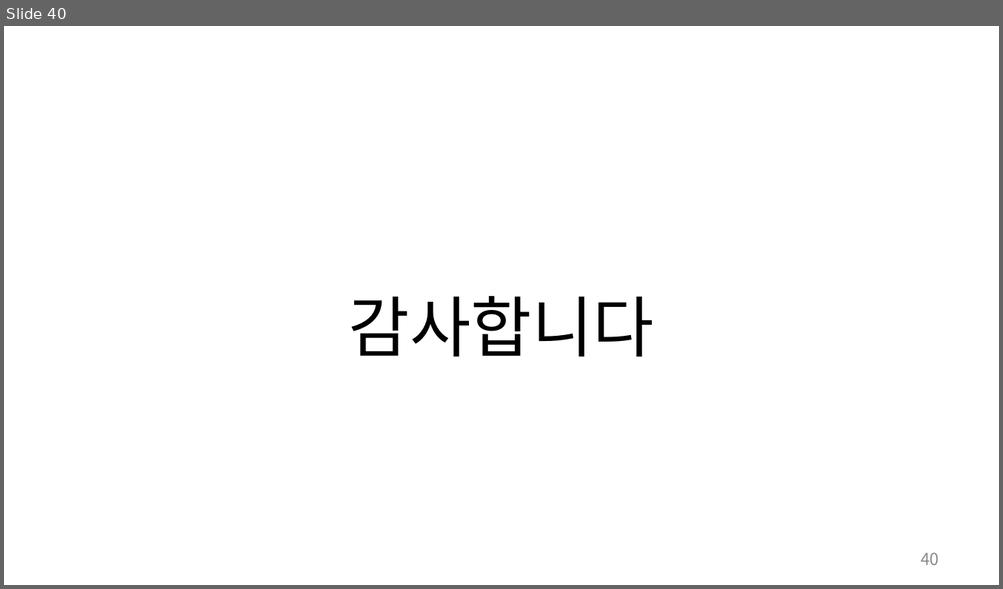
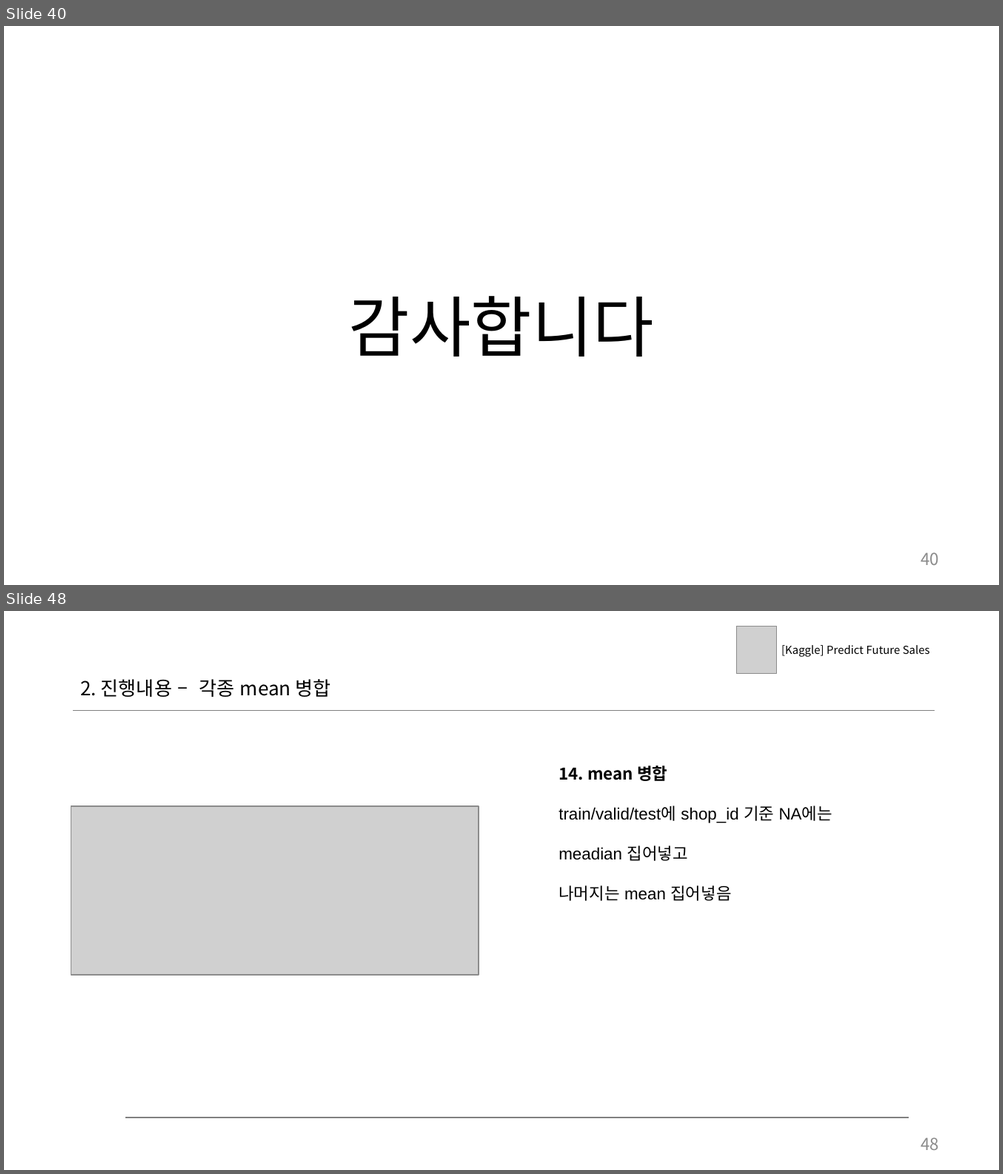
Before and after one commit to LazyerIJ/Kaggle_Study, a slide deck: Competitions/Predict_Future_Sales/doc/jm_03_EDA_ts.pptx. Shown one above the other, each under a label of ours: slide 40 before the commit, slides 40 and 48 after it; the slides between them are not shown. The pictures are 1003x589 and 1003x1174 pixels, drawn with LibreOffice and Linux fonts; fonts in the diff are those of the drawing; grey boxes stand for pictures. Boxes give left, top, right and bottom in pixels: in the first picture for what was removed or moved away, otherwise in the second. Text is boxed around its words. In the diff, an @@ line names an element or a change of style, - is before the commit and + after.

```diff
--- a/Competitions/Predict_Future_Sales/doc/jm_03_EDA_ts.pptx
+++ b/Competitions/Predict_Future_Sales/doc/jm_03_EDA_ts.pptx
@@ slide 48 added at [4,611,999,1170], background #FFFFFF @@
@@ picture added at [736,626,776,674] @@
@@ text added at [781,645,930,657], 8 pt, text #000000 @@
+[Kaggle] Predict Future Sales
@@ text added at [80,679,331,697], 14 pt, text #000000 @@
+2. 진행내용 – 각종 mean 병합
@@ line added from (73, 710) to (934, 710), #808080 1 pt @@
@@ text added at [558,766,832,901], 12 pt, text #000000 @@
+14. mean 병합
+train/valid/test에 shop_id 기준 NA에는
+meadian 집어넣고
+나머지는 mean 집어넣음
@@ picture added at [71,806,478,975] @@
@@ line added from (125, 1118) to (908, 1118), #808080 1 pt @@
@@ page number added at [920,1138,939,1150], 12 pt, text #8C8C8C @@
+48
```
Also in this commit, not shown: 11 other slides added, 4 other files.
